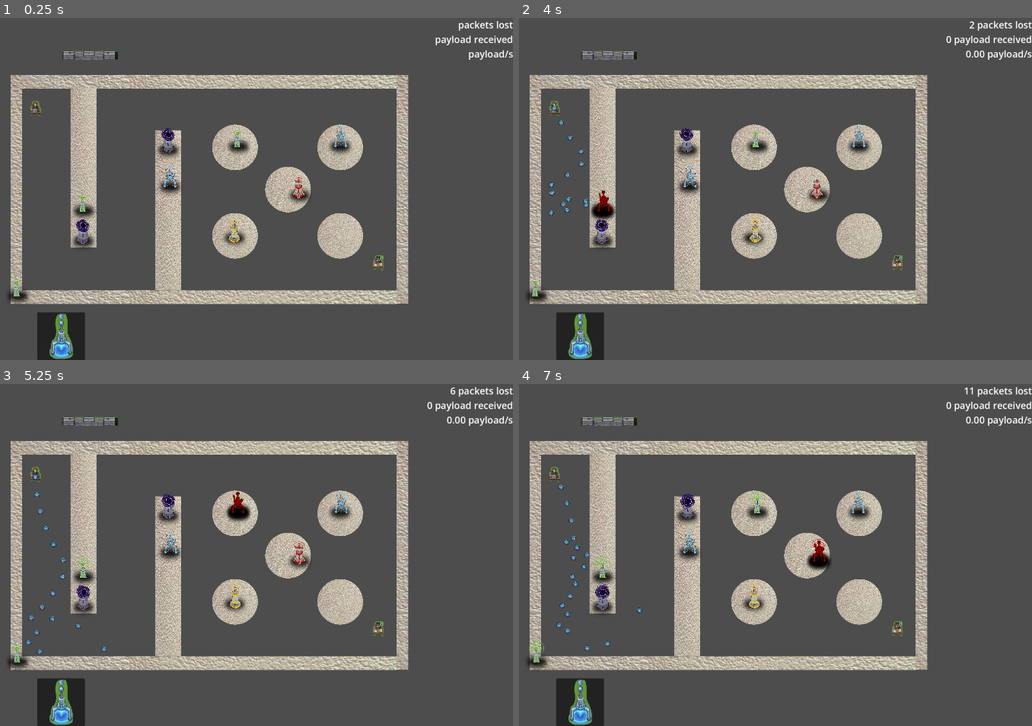
Above: before the commit, frames 1-4 (two rows, left to right).
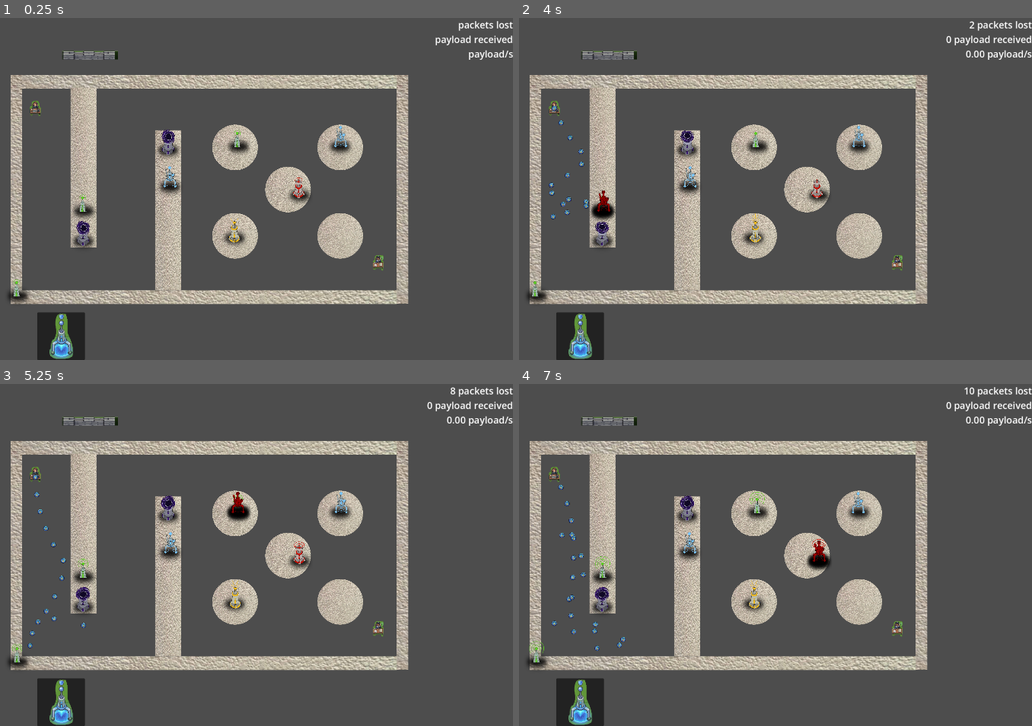
Above: after the commit, the same moments.

Repository: ryupold/ld59
Game: Godot game, scene res://scenes/test_sender.tscn
The game is run twice, just before and just after one commit, with the same random seed, the same clock (stepped at 60 frames per second) and the same inputs. The engine's default icon, where the game draws it, is replaced by a stand-in: a white triangle on a blue panel in a dark square.
Inputs (mouse positions are in pixels of both pictures, inside the frame that each line leads up to):
- Up to frame 1 (0.25 s): no input
- Up to frame 2 (4 s): click (580, 336) at 0.5 s; click (580, 336) at 1.25 s; click (580, 336) at 2 s; move the mouse to (754, 226) at 2.77 s; click (754, 226) at 2.92 s; move the mouse to (601, 202) at 3.52 s; click (601, 202) at 3.67 s
- Up to frame 3 (5.25 s): move the mouse to (15, 650) at 4.27 s; click (15, 650) at 4.42 s; move the mouse to (235, 503) at 5.02 s; click (235, 503) at 5.17 s
- Up to frame 4 (7 s): move the mouse to (688, 541) at 5.77 s; click (688, 541) at 5.92 s; move the mouse to (816, 551) at 6.52 s; click (816, 551) at 6.67 s

The runs differ from the first frame. In frame 1, 0.2% of the frame differs, in the area x 14-35%, y 32-67%; in frame 2, 0.3%; in frame 3, 0.5%; in frame 4, 0.6%, in the area x 6-89%, y 0-78%.

Commit message:
change gravity tower sprite

Diff:
--- a/ld59-game/entities/towers/gravity/gravity_tower.gd
+++ b/ld59-game/entities/towers/gravity/gravity_tower.gd
@@ -1,6 +1,6 @@
 extends Tower
 
-@export var gravity: float = 9.81
+@export var gravity: float = 15
 
 func doEffect(delta: float) -> void:
 	for packet in packetsColliding:
--- a/ld59-game/entities/towers/gravity/gravity_tower.tscn
+++ b/ld59-game/entities/towers/gravity/gravity_tower.tscn
@@ -4,28 +4,25 @@
 [ext_resource type="Texture2D" uid="uid://cpkbt5j4d3v11" path="res://entities/towers/gravity/tower_gravity.png" id="2_50pgb"]
 [ext_resource type="PackedScene" uid="uid://vqw0ywocyngv" path="res://entities/shadow/tower_shadow.tscn" id="2_rh6a2"]
 
-[sub_resource type="AtlasTexture" id="AtlasTexture_50pgb"]
-atlas = ExtResource("2_50pgb")
-region = Rect2(0, 0, 172, 291)
-
 [sub_resource type="AtlasTexture" id="AtlasTexture_rh6a2"]
 atlas = ExtResource("2_50pgb")
-region = Rect2(172, 0, 172, 291)
+region = Rect2(0, 0, 175, 336)
 
 [sub_resource type="AtlasTexture" id="AtlasTexture_xjs5k"]
 atlas = ExtResource("2_50pgb")
-region = Rect2(344, 0, 172, 291)
+region = Rect2(175, 0, 175, 336)
 
 [sub_resource type="AtlasTexture" id="AtlasTexture_vo5gw"]
 atlas = ExtResource("2_50pgb")
-region = Rect2(516, 0, 172, 291)
+region = Rect2(350, 0, 175, 336)
+
+[sub_resource type="AtlasTexture" id="AtlasTexture_np3kf"]
+atlas = ExtResource("2_50pgb")
+region = Rect2(525, 0, 175, 336)
 
 [sub_resource type="SpriteFrames" id="SpriteFrames_slrr6"]
 animations = [{
 "frames": [{
-"duration": 1.0,
-"texture": SubResource("AtlasTexture_50pgb")
-}, {
 "duration": 1.0,
 "texture": SubResource("AtlasTexture_rh6a2")
 }, {
@@ -34,6 +31,9 @@
 }, {
 "duration": 1.0,
 "texture": SubResource("AtlasTexture_vo5gw")
+}, {
+"duration": 1.0,
+"texture": SubResource("AtlasTexture_np3kf")
 }],
 "loop": true,
 "name": &"default",
@@ -57,7 +57,7 @@
 [node name="AnimatedSprite2D" type="AnimatedSprite2D" parent="." unique_id=377437865]
 sprite_frames = SubResource("SpriteFrames_slrr6")
 autoplay = "default"
-frame_progress = 0.30296046
+frame_progress = 0.91676724
 
 [node name="EffectArea" type="Area2D" parent="." unique_id=505660784]
 collision_mask = 2
Binary file changed: ld59-game/entities/towers/gravity/tower_gravity.png
